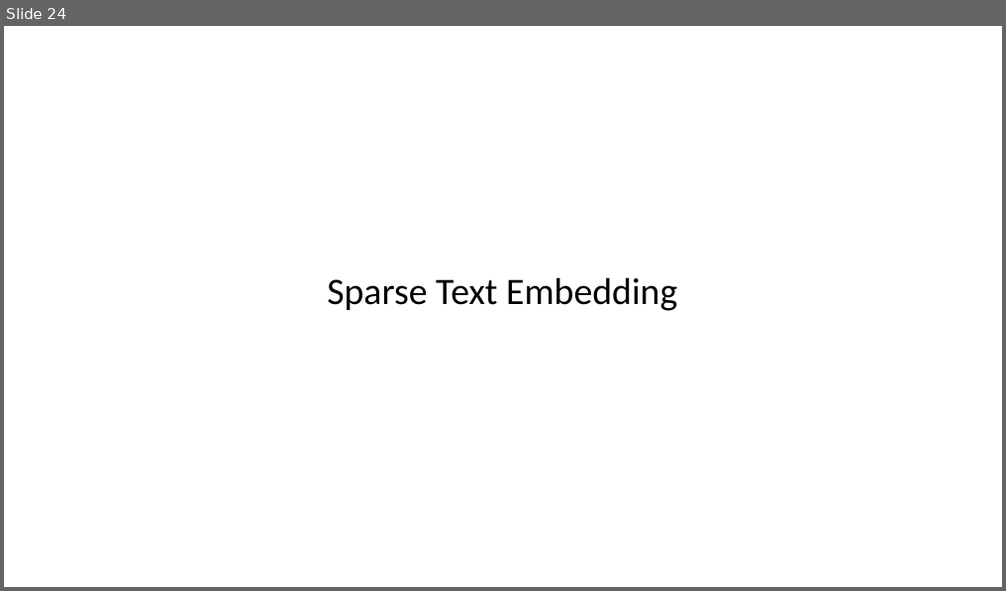
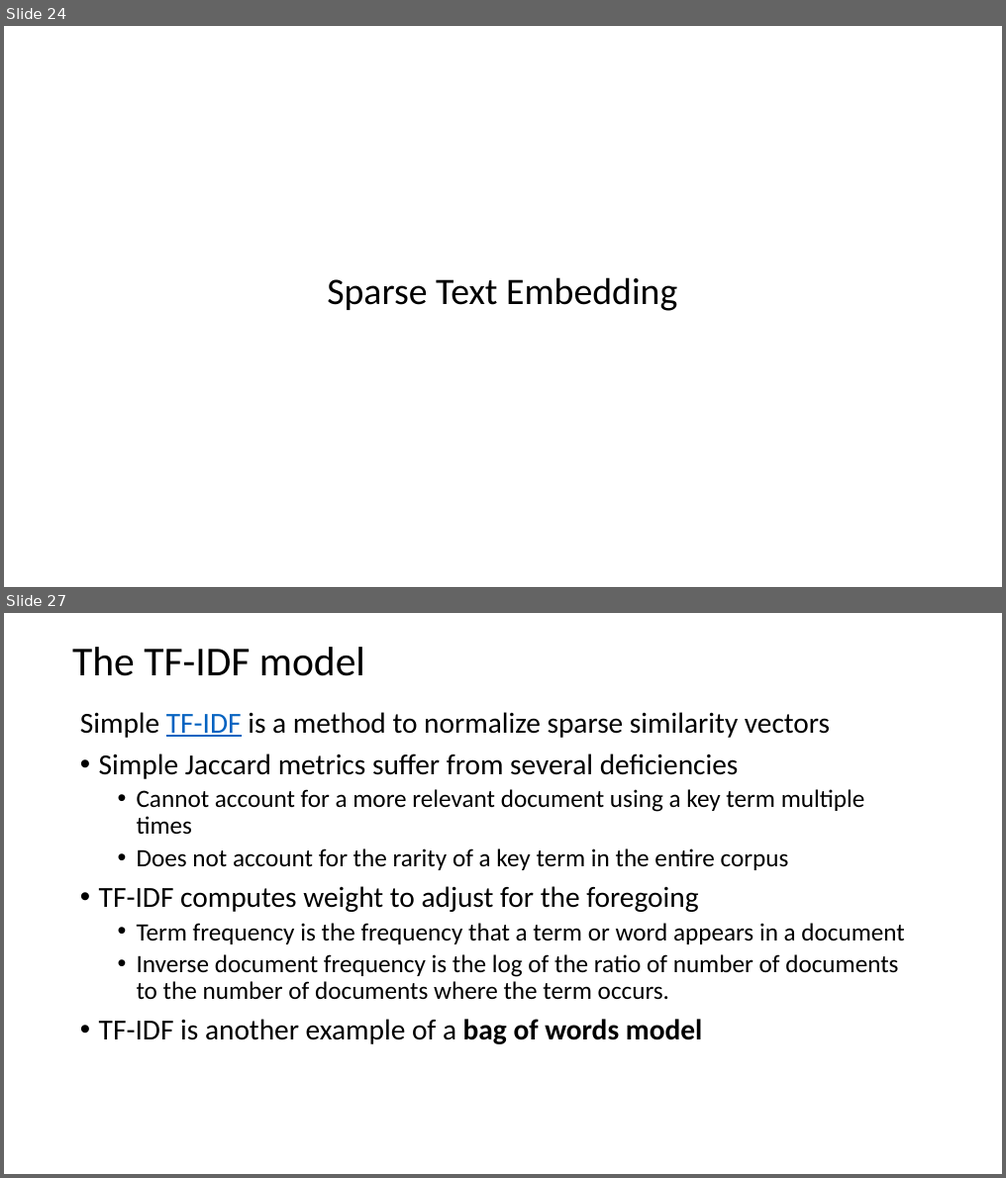
Before and after one commit to harelgabainew/school1, a slide deck: slides/7_DocumentWebSearching.pptx. Shown one above the other, each under a label of ours: slide 24 before the commit, slides 24 and 27 after it; the slides between them are not shown. The pictures are 1006x591 and 1006x1178 pixels, drawn with LibreOffice and Linux fonts; fonts in the diff are those of the drawing. Boxes give left, top, right and bottom in pixels: in the first picture for what was removed or moved away, otherwise in the second. Text is boxed around its words. In the diff, an @@ line names an element or a change of style, - is before the commit and + after.

Commit message:
Added slides on sparse search retriever-received model and sparse vector embedding

```diff
--- a/slides/7_DocumentWebSearching.pptx
+++ b/slides/7_DocumentWebSearching.pptx
@@ slide 27 added at (x1=4, y1=613, x2=1002, y2=1174), background #FFFFFF @@
@@ title added at (x1=72, y1=647, x2=365, y2=676), 39.6 pt, text #000000 @@
+The TF-IDF model
@@ text added at (x1=80, y1=712, x2=904, y2=1045), 24 pt, text #000000 @@
+Simple TF-IDF is a method to normalize sparse similarity vectors
+• Simple Jaccard metrics suffer from several deficiencies
+  • Cannot account for a more relevant document using a key term multiple times
+  • Does not account for the rarity of a key term in the entire corpus
+• TF-IDF computes weight to adjust for the foregoing
+  • Term frequency is the frequency that a term or word appears in a document
+  • Inverse document frequency is the log of the ratio of number of documents to the number of documents where the term occurs.
+• TF-IDF is another example of a bag of words model
```
Also in this commit, not shown: 5 slides changed, 13 other slides added, 57 slides removed.
